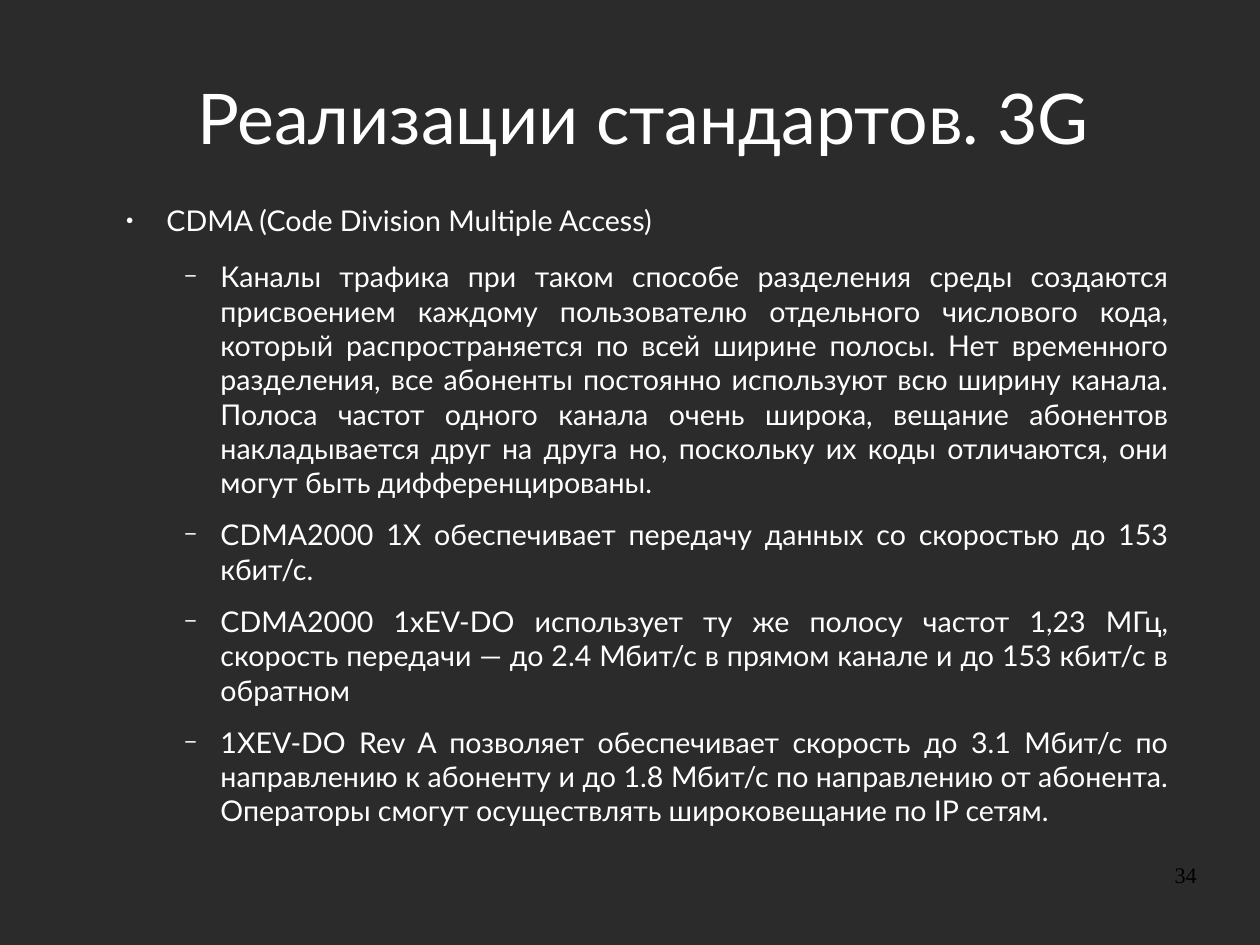
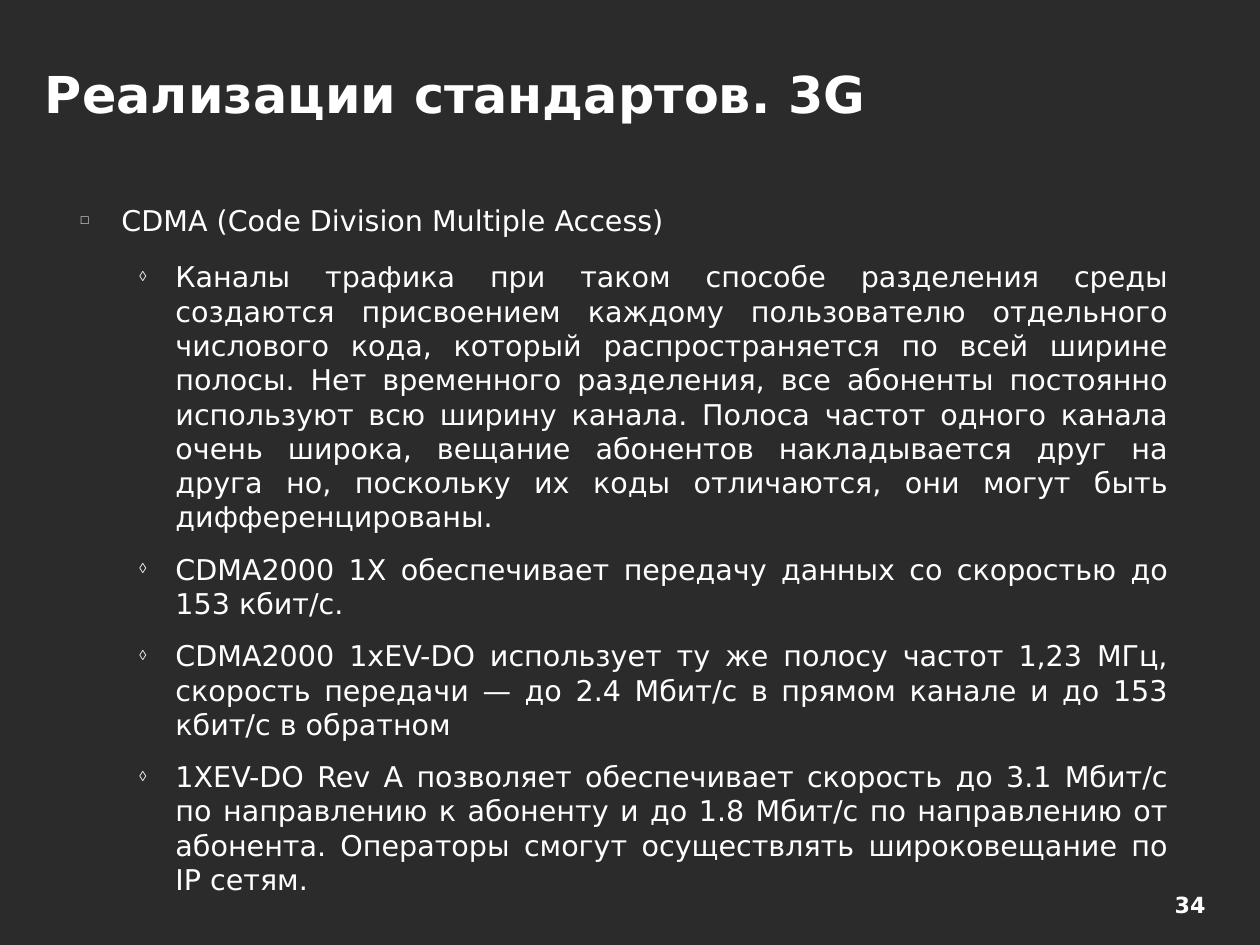
Before and after one commit to aeremenok/a-team-777, a slide deck: slide 34 of 10/smm/doc/eav_wireless.odp. Drawn at 1260x945 pixels with LibreOffice and Linux fonts; fonts in the diff are those of the drawing; background and template pictures are left out; a plain dark background stands for a picture behind light text. Boxes give left, top, right and bottom in pixels: in the first picture for what was removed or moved away, otherwise in the second. Text is boxed around its words. In the diff, an @@ line names an element or a change of style, - is before the commit and + after.

```diff
--- a/10/smm/doc/eav_wireless.odp
+++ b/10/smm/doc/eav_wireless.odp
@@ title "Реализации стандартов. 3G" moved from (x1=197, y1=93, x2=1088, y2=156) to (x1=45, y1=75, x2=865, y2=124) @@
@@ title "Реализации стандартов. 3G" at (x1=45, y1=75, x2=865, y2=124): size 44 to 32 pt, font Lato to DejaVu Sans, bold on; alignment centre to left @@
@@ text "CDMA (Code Division Multiple Access)" moved from (x1=166, y1=209, x2=1168, y2=826) to (x1=121, y1=209, x2=1168, y2=891) @@
@@ text "CDMA (Code Division Multiple Access)" at (x1=121, y1=209, x2=1168, y2=891): font Lato to DejaVu Sans; bullet ● to □; bullet − to ◊ @@
@@ page number moved from (x1=1175, y1=869, x2=1197, y2=883) to (x1=1175, y1=896, x2=1206, y2=914) @@
@@ page number at (x1=1175, y1=896, x2=1206, y2=914): font Times New Roman to DejaVu Sans, text colour #000000 to #FFFFFF, bold on; alignment right to centre @@
```
Also in this commit, not shown: 43 other slides changed.
